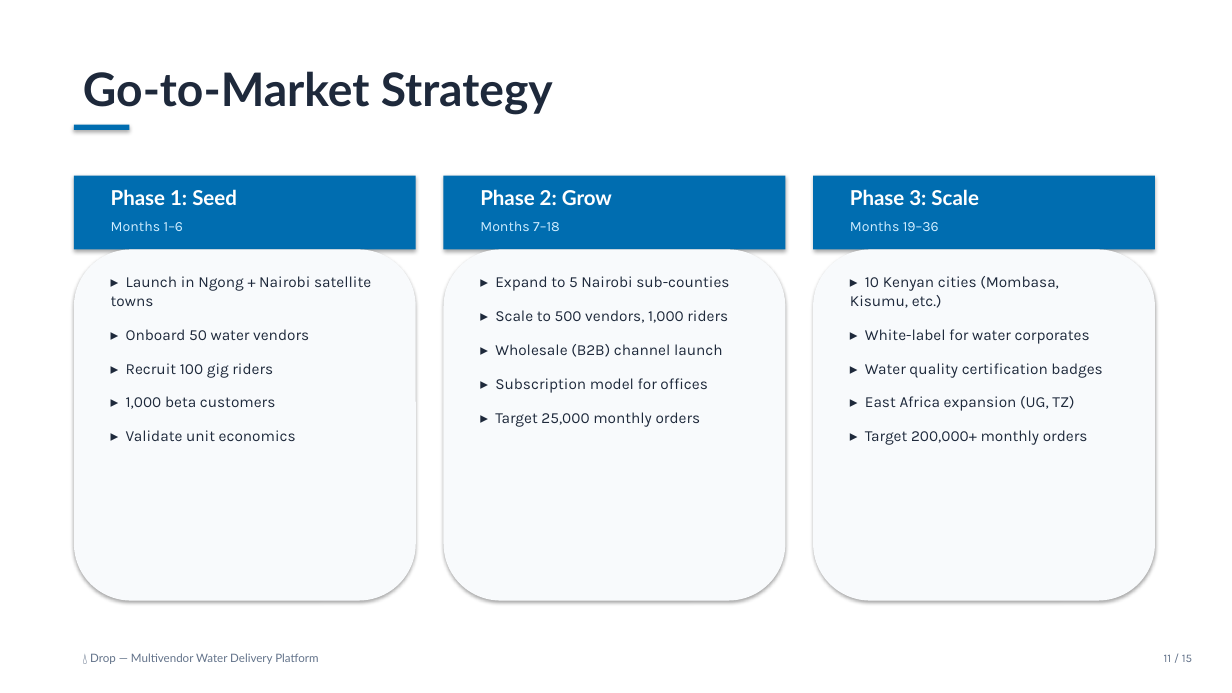
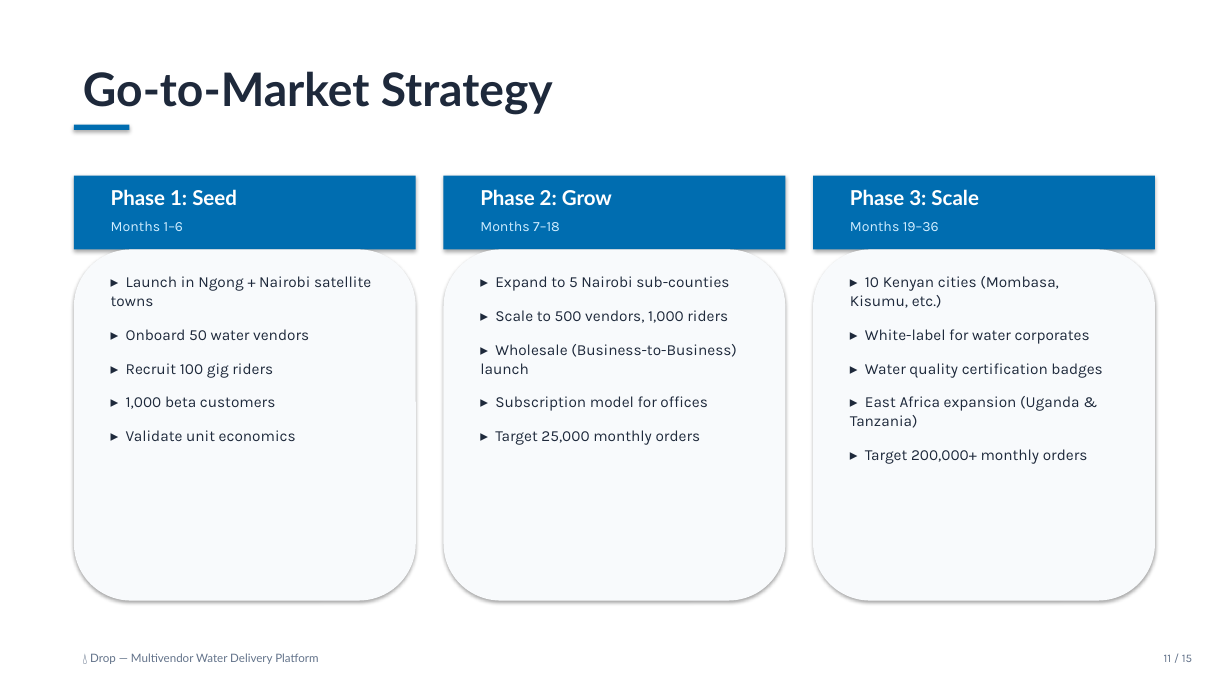
Before and after one commit to WinterJackson/drop-water-delivery-app, a slide deck: slide 11 of Drop_Pitch_Deck.pptx. Drawn at 1232x693 pixels with LibreOffice and Linux fonts; fonts in the diff are those of the drawing. Boxes give left, top, right and bottom in pixels: in the first picture for what was removed or moved away, otherwise in the second. Text is boxed around its words. In the diff, an @@ line names an element or a change of style, - is before the commit and + after.

```diff
--- a/Drop_Pitch_Deck.pptx
+++ b/Drop_Pitch_Deck.pptx
@@ text at [480,344,737,374]: text changed @@
-▸ Wholesale (B2B) channel launch
+▸ Wholesale (Business-to-Business) launch
@@ text at [850,396,1079,428]: text changed @@
-▸ East Africa expansion (UG, TZ)
+▸ East Africa expansion (Uganda & Tanzania)
```
Also in this commit, not shown: 11 other slides changed.
